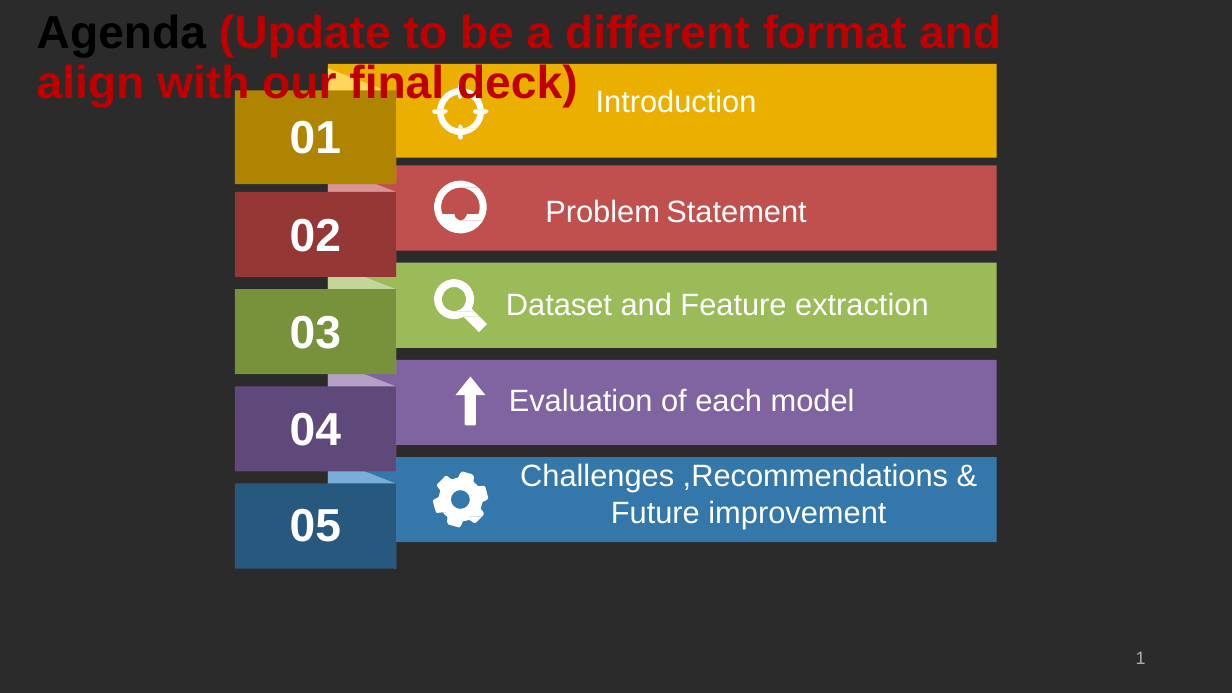
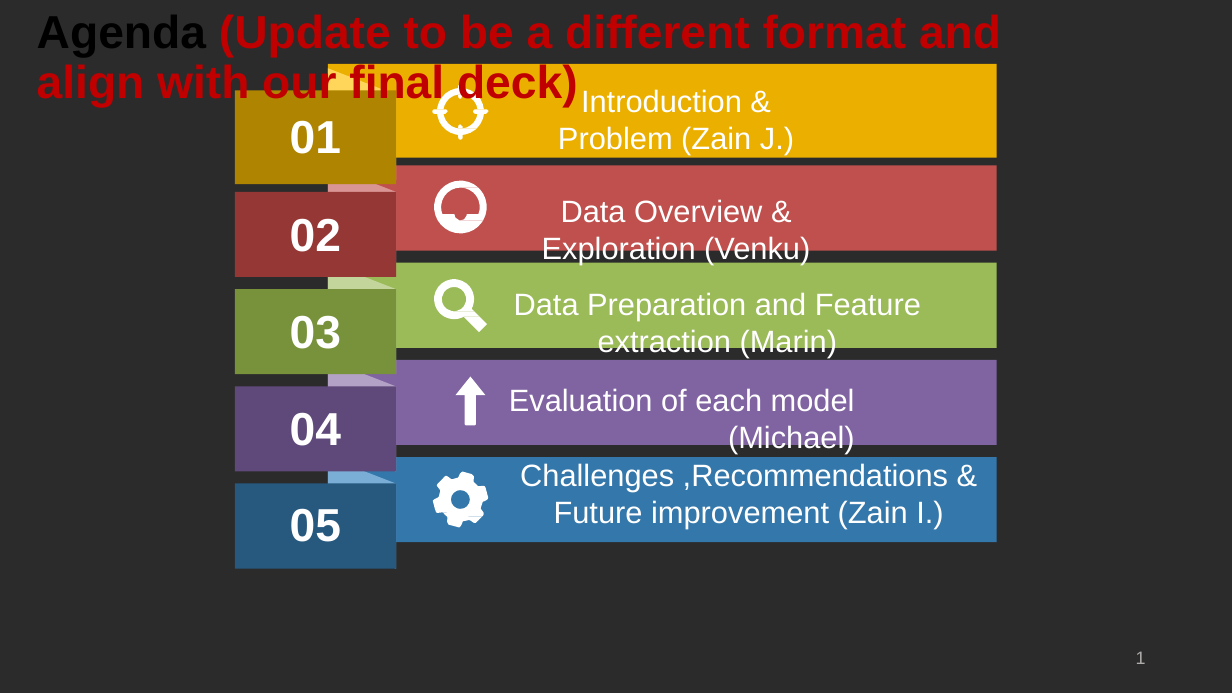
Before and after one commit to maringow/DataMiningGroupProject, a slide deck: slide 2 of Data Mining_Final Project_Hospital Ranking.pptx. Drawn at 1232x693 pixels with LibreOffice and Linux fonts; fonts in the diff are those of the drawing; background and template pictures are left out; a plain dark background stands for a picture behind light text. Boxes give left, top, right and bottom in pixels: in the first picture for what was removed or moved away, otherwise in the second. Text is boxed around its words. In the diff, an @@ line names an element or a change of style, - is before the commit and + after.

```diff
--- a/Data Mining_Final Project_Hospital Ranking.pptx
+++ b/Data Mining_Final Project_Hospital Ranking.pptx
@@ text at [558, 89, 794, 154]: text changed @@
-Introduction
+Introduction & Problem (Zain J.)
@@ text at [542, 199, 810, 264]: text changed @@
-Problem Statement
+Data Overview & Exploration (Venku)
@@ text at [514, 292, 921, 358]: text changed @@
-Dataset and Feature extraction
+Data Preparation and Feature extraction (Marin)
@@ text at [509, 388, 855, 453]: text changed @@
-Evaluation of each model
+Evaluation of each model (Michael)
@@ text at [520, 463, 948, 528]: text changed @@
-Challenges ,Recommendations & Future improvement
+Challenges ,Recommendations & Future improvement (Zain I.)
```
Also in this commit, not shown: 4 other slides changed, 4 slides added.
